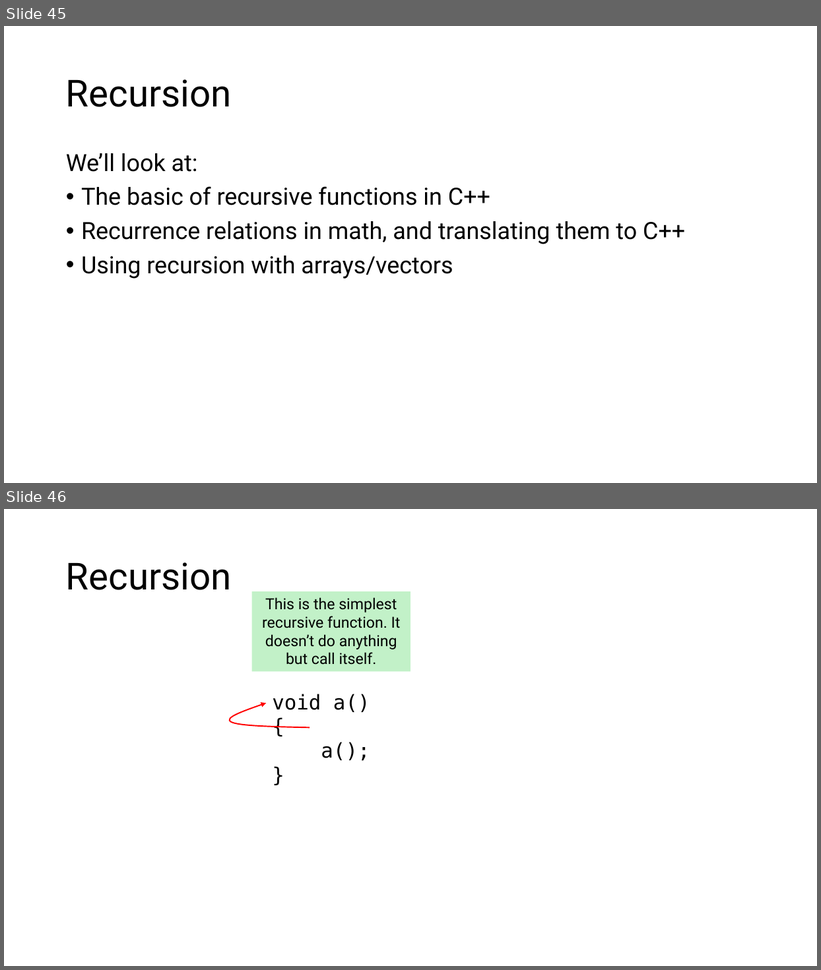
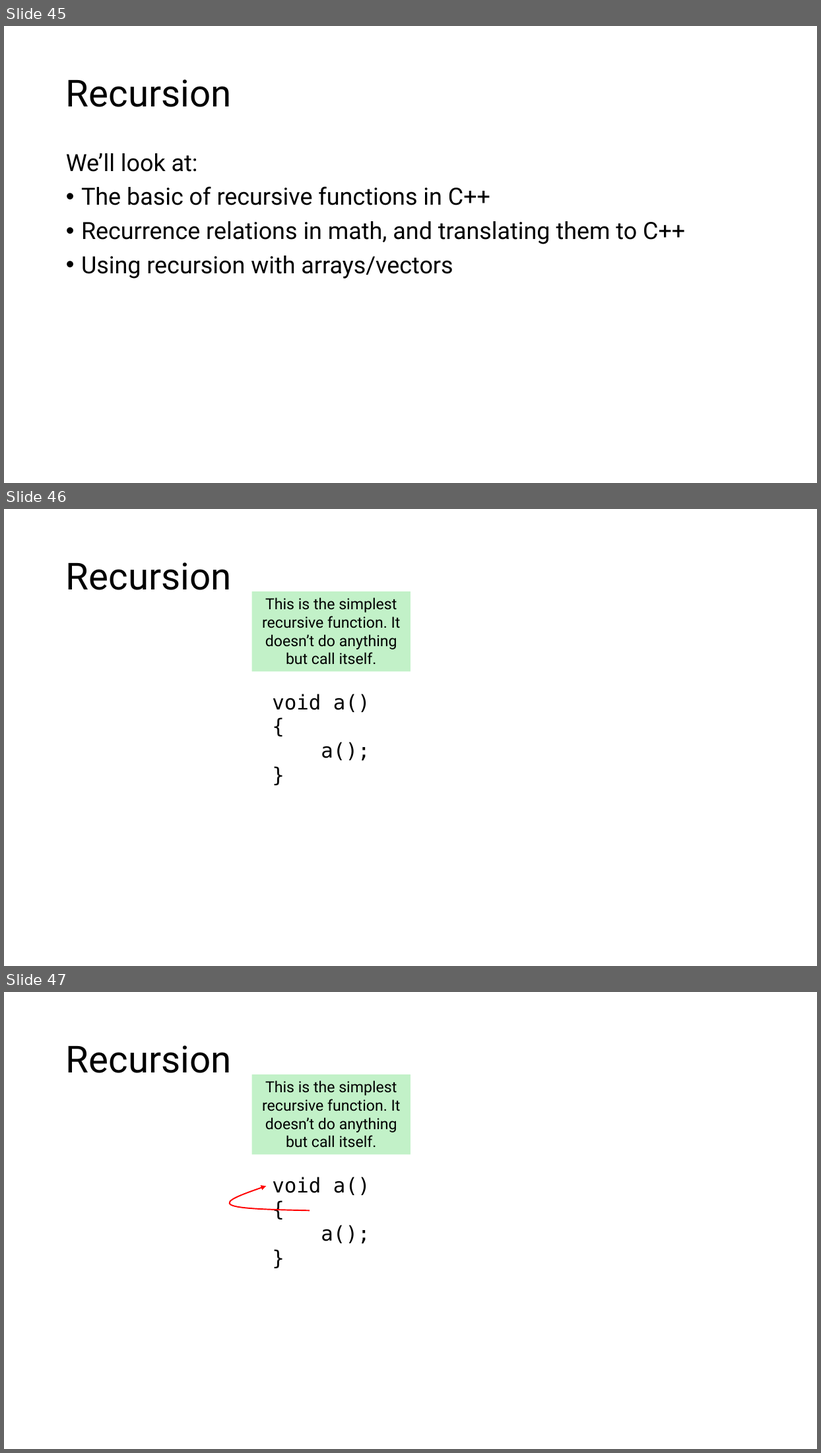
Before and after one commit to tjd1234/cmpt125spring2026, a slide deck: notes/week8/week8.pptx. Shown one above the other, each under a label of ours: slides 45 and 46 before the commit, slides 45, 46 and 47 after it. The pictures are 821x970 and 821x1453 pixels, drawn with LibreOffice and Linux fonts; fonts in the diff are those of the drawing. Boxes give left, top, right and bottom in pixels: in the first picture for what was removed or moved away, otherwise in the second. Text is boxed around its words. In the diff, an @@ line names an element or a change of style, - is before the commit and + after.

```diff
--- a/notes/week8/week8.pptx
+++ b/notes/week8/week8.pptx
@@ slide 46 added at [4,509,817,966], background #FFFFFF @@
@@ title added at [66,562,232,590], 44 pt, text #000000 @@
+Recursion
@@ rectangle added at [252,591,411,671], fill #C2F1C8, 18 pt, text #000000 @@
+This is the simplest recursive function. It doesn’t do anything but call itself.
@@ text added at [272,694,370,761], 24 pt, text #000000 @@
+void a() {
+a();
+}
@@ what was slide 46 is now slide 47 @@
```
Also in this commit, not shown: 22 slides changed, 2 other files.
